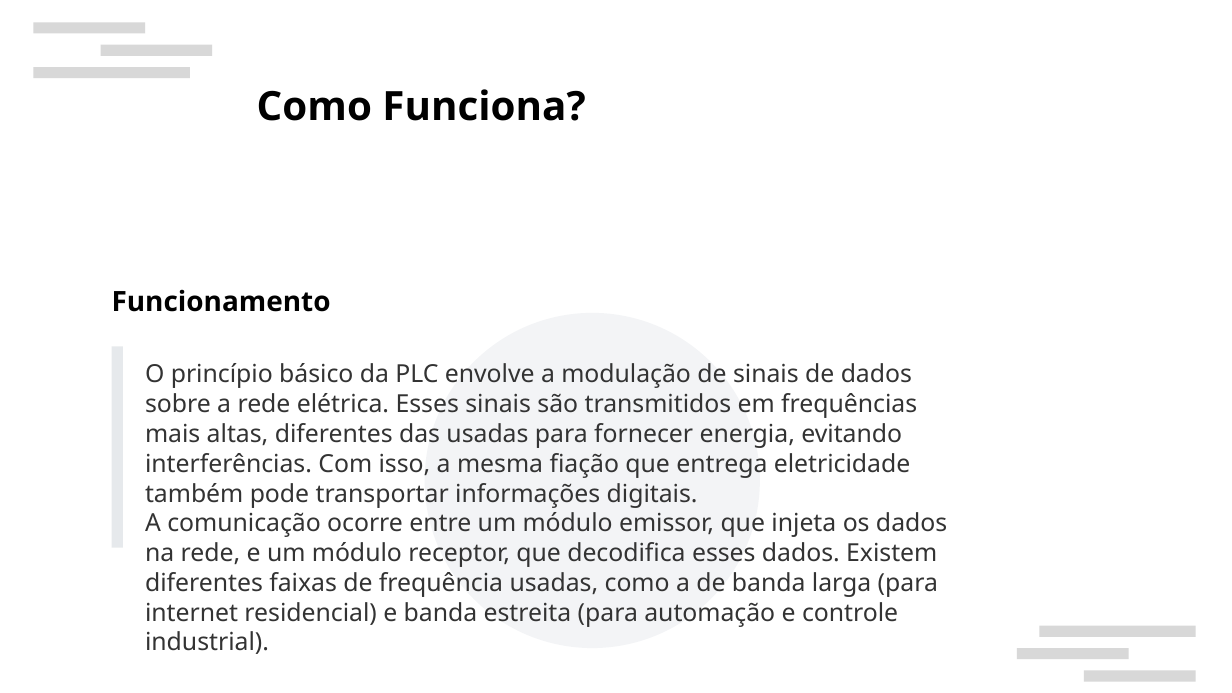
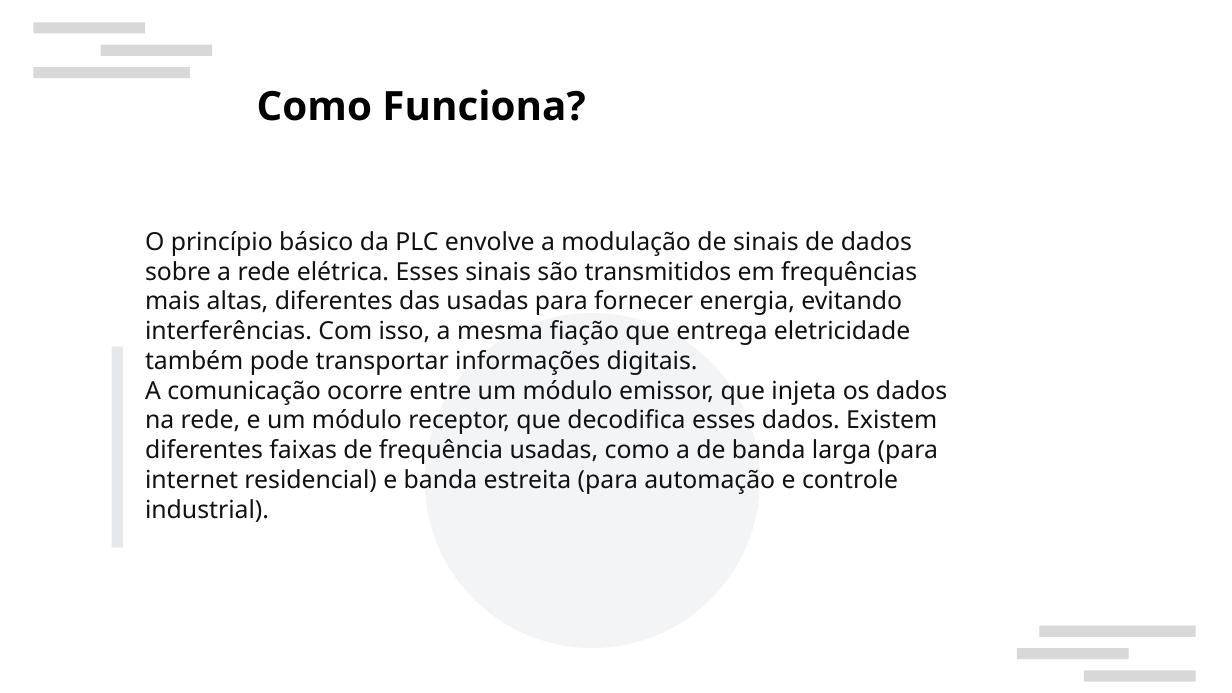
Before and after one commit to welli7ngton/comunicacao-de-dados-np1, a slide deck: slide 4 of Comunicacao De Dados - NP1 - Wellington Slides.odp. Drawn at 1232x693 pixels with LibreOffice and Linux fonts; fonts in the diff are those of the drawing; background and template pictures are left out. Boxes give left, top, right and bottom in pixels: in the first picture for what was removed or moved away, otherwise in the second. Text is boxed around its words. In the diff, an @@ line names an element or a change of style, - is before the commit and + after.

```diff
--- a/Comunicacao De Dados - NP1 - Wellington Slides.odp
+++ b/Comunicacao De Dados - NP1 - Wellington Slides.odp
@@ text "O princípio básico da PLC ..." moved from (x1=145, y1=363, x2=947, y2=654) to (x1=145, y1=231, x2=947, y2=522) @@
@@ text "O princípio básico da PLC ..." at (x1=145, y1=231, x2=947, y2=522): text colour #333333 to #111111 @@
@@ text removed at (x1=112, y1=289, x2=331, y2=312) @@
-Funcionamento
```
Also in this commit, not shown: 3 other slides changed, 4 slides added, 3 slides removed.
